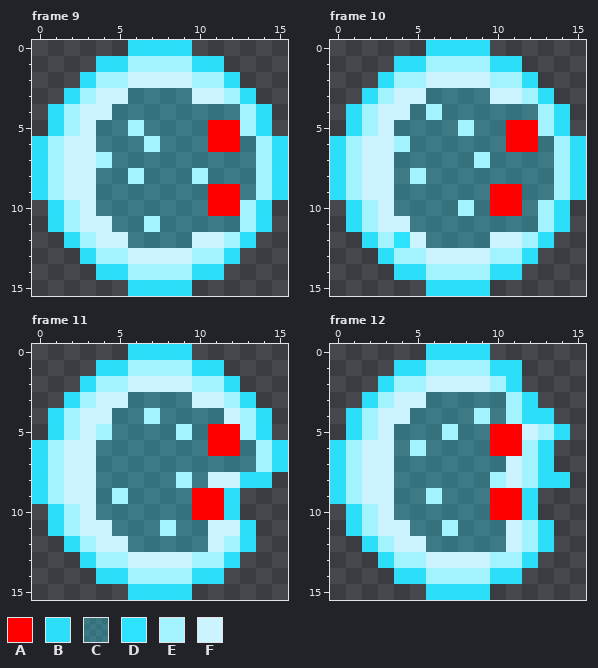
A pixel-art file gets an edit: Assets/Sprites/Enemy/patrol-enemy2.aseprite. Above is the file before it was changed.
16x16 pixels, 14 frames. Shown: frame 9, frame 10, frame 11, frame 12. The commit also changed other frames, which this record leaves out.
Palette (. is transparent): A #ff0000  B #2ce3fff7  C #2ce3ff51  D #2ce3ff  E #a3f3ff  F #cbf4ff
And afterwards:
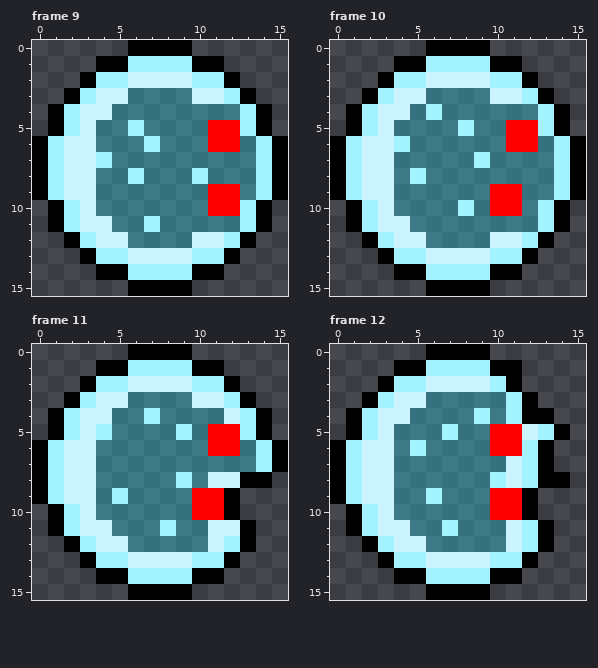
Author's note on the commit: changed enemy 2 coloursing for level 3 contrast
Difference:
{"colour":"B","old":"#2ce3fff7","new":"#000000"}
{"where": "frame 10"}
{"frame":10,"y":12,"x":4,"old":"D","new":"F"}
{"label":"changed","picture_box":[32,40,288,296]}
{"label":"changed","picture_box":[330,40,586,296]}
{"label":"changed","picture_box":[32,344,288,600]}
{"label":"changed","picture_box":[330,344,570,600]}
